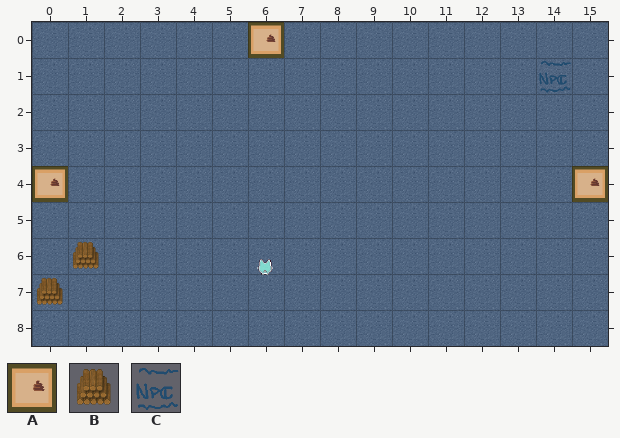
Tiled map (JSON), stored at assets/tiled/test.json. The picture above is the old version.
Cells are 64x64 px. Shown: x 0..15, y 0..8.
Key: from "room_tileset": A 30, B 74, C 226.
_ is an empty cell.
Objects are placed by their top-left corner, in cells (3,4 is the top-left corner of cell 3,4); size is 1x1 cell unless given.
Layers that did not change in this view are not listed.
Objects on layer "portals" before:
A "d1_1" at 6,0
A "d2_1" at 0,4
A "df_1" at 15,4
Objects on layer "npcs" before:
C "virgil" at 14,1
And afterwards:
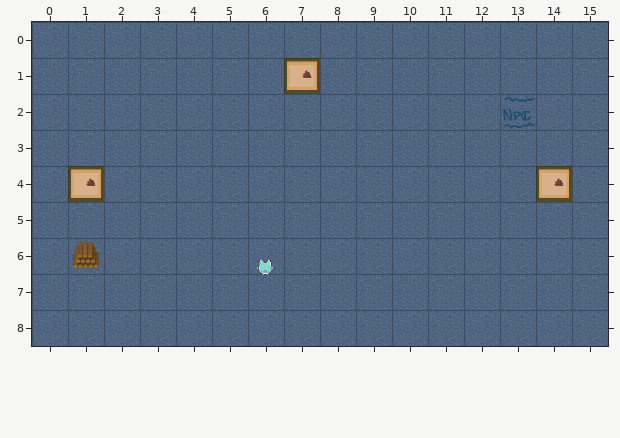
Diff:
Layer "onc":
y 7: x 0 B -> _
Layer "portals":
changed: A "d1_1" at 6,0 -> A "d1_1" at 7,1
changed: A "d2_1" at 0,4 -> A "d2_1" at 1,4
changed: A "df_1" at 15,4 -> A "df_1" at 14,4
Layer "npcs":
changed: C "virgil" at 14,1 -> C "virgil" at 13,2
Boxes around the changes in both pictures, in picture pixels (x1, y1, x2, y2):
changed: (248, 22, 320, 94)
changed: (503, 61, 571, 129)
changed: (32, 166, 104, 202)
changed: (536, 166, 608, 202)
removed: (37, 278, 63, 305)
